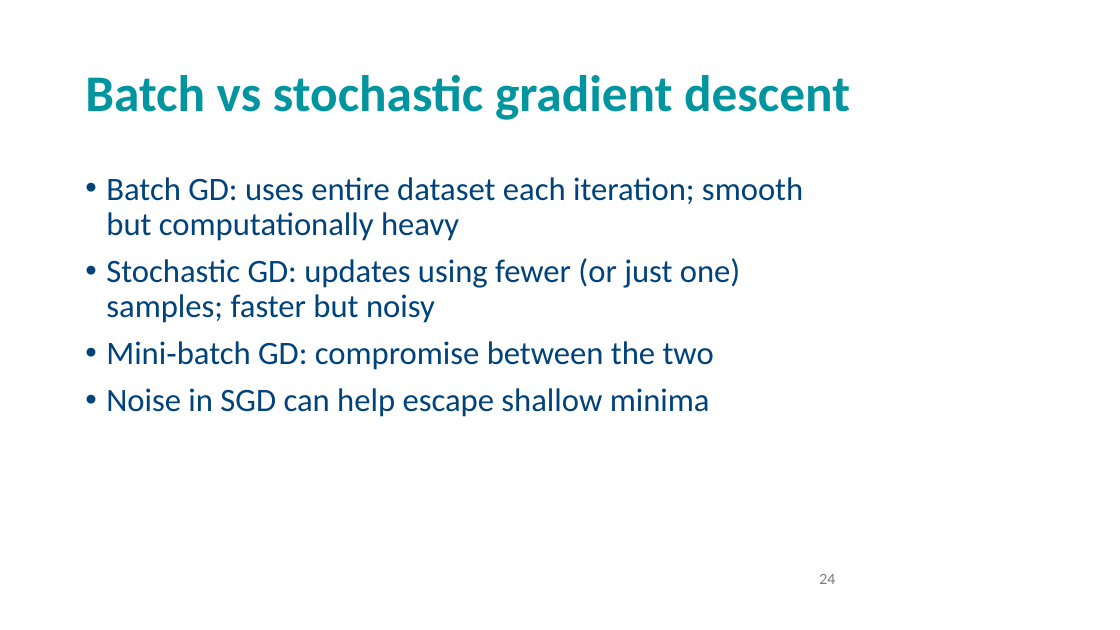
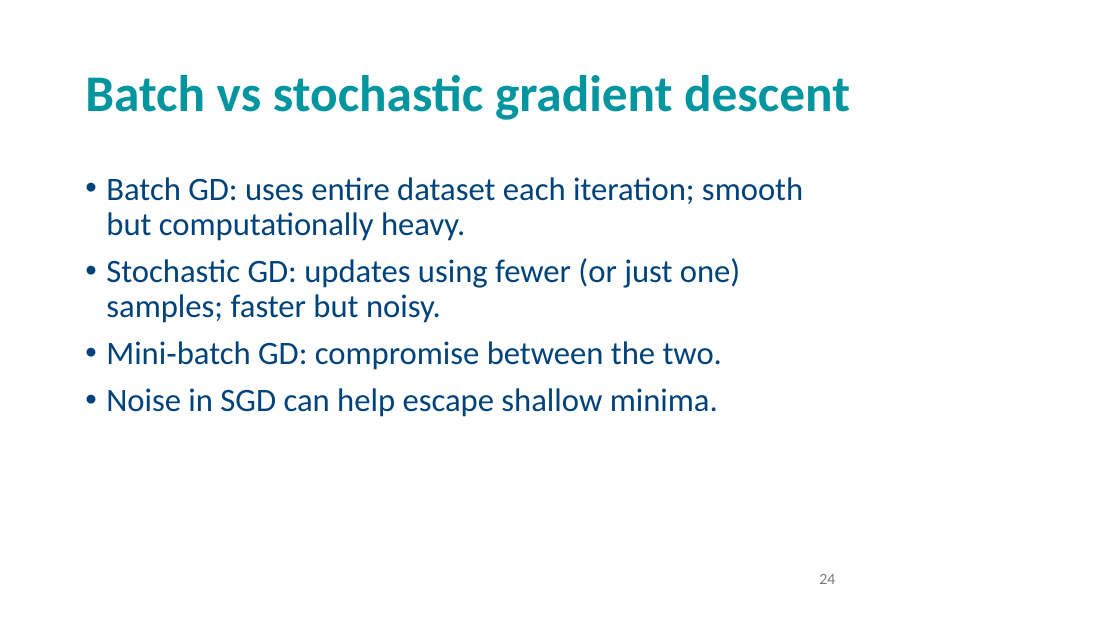
Before and after one commit to andrewcparnell/STAT41130, a slide deck: slide 24 of slides/day 1/D1C1_LR_NNs.pptx. Drawn at 1120x630 pixels with LibreOffice and Linux fonts; fonts in the diff are those of the drawing; background and template pictures are left out. Boxes give left, top, right and bottom in pixels: in the first picture for what was removed or moved away, otherwise in the second. Text is boxed around its words. In the diff, an @@ line names an element or a change of style, - is before the commit and + after.

```diff
--- a/slides/day 1/D1C1_LR_NNs.pptx
+++ b/slides/day 1/D1C1_LR_NNs.pptx
@@ text at (106,177,803,417): text changed @@
-• Batch GD: uses entire dataset each iteration; smooth but computationally heavy
-• Stochastic GD: updates using fewer (or just one) samples; faster but noisy
-• Mini‑batch GD: compromise between the two
-• Noise in SGD can help escape shallow minima
+• Batch GD: uses entire dataset each iteration; smooth but computationally heavy.
+• Stochastic GD: updates using fewer (or just one) samples; faster but noisy.
+• Mini‑batch GD: compromise between the two.
+• Noise in SGD can help escape shallow minima.
```
Also in this commit, not shown: 9 other slides changed, 1 slide added, 1 other file.
